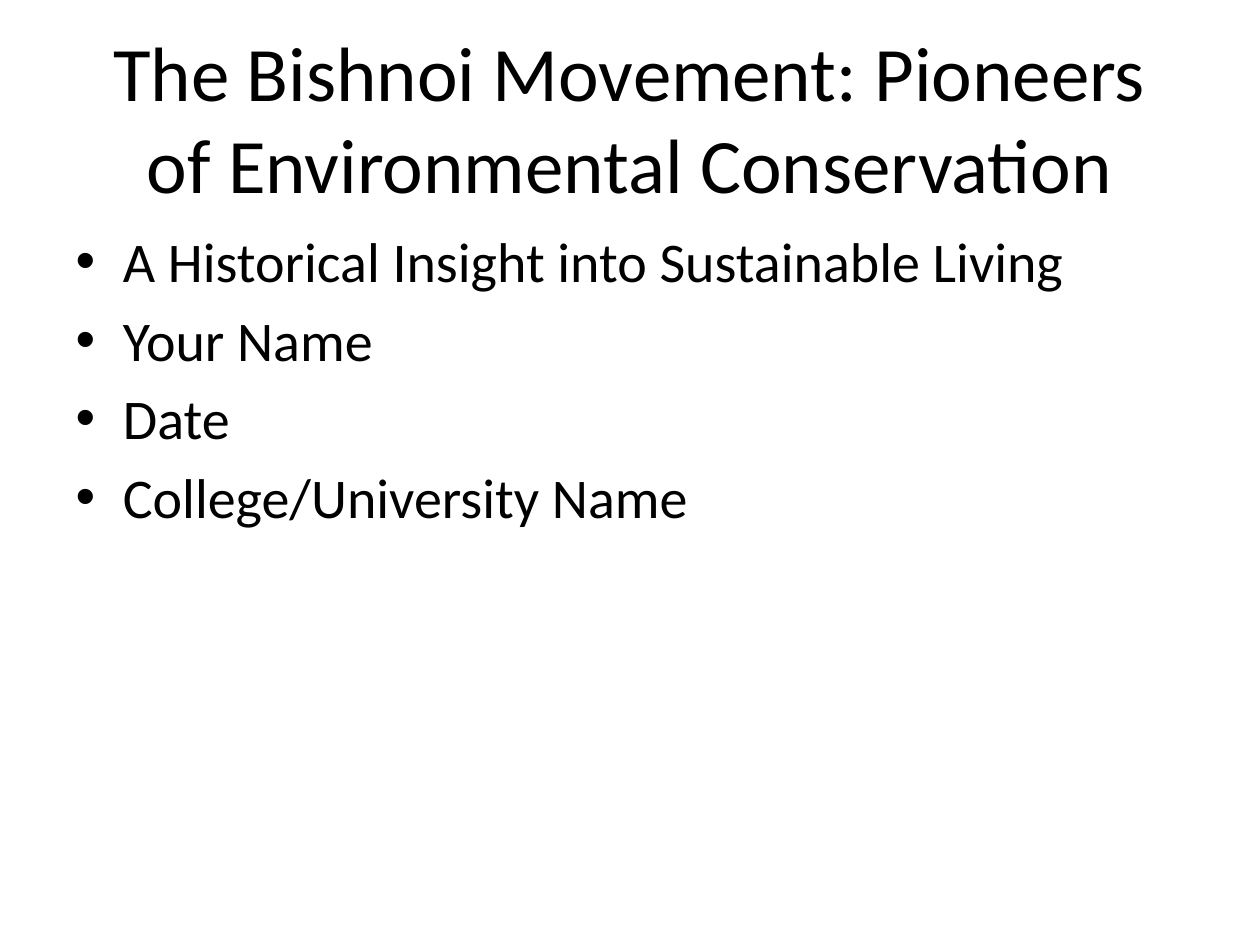
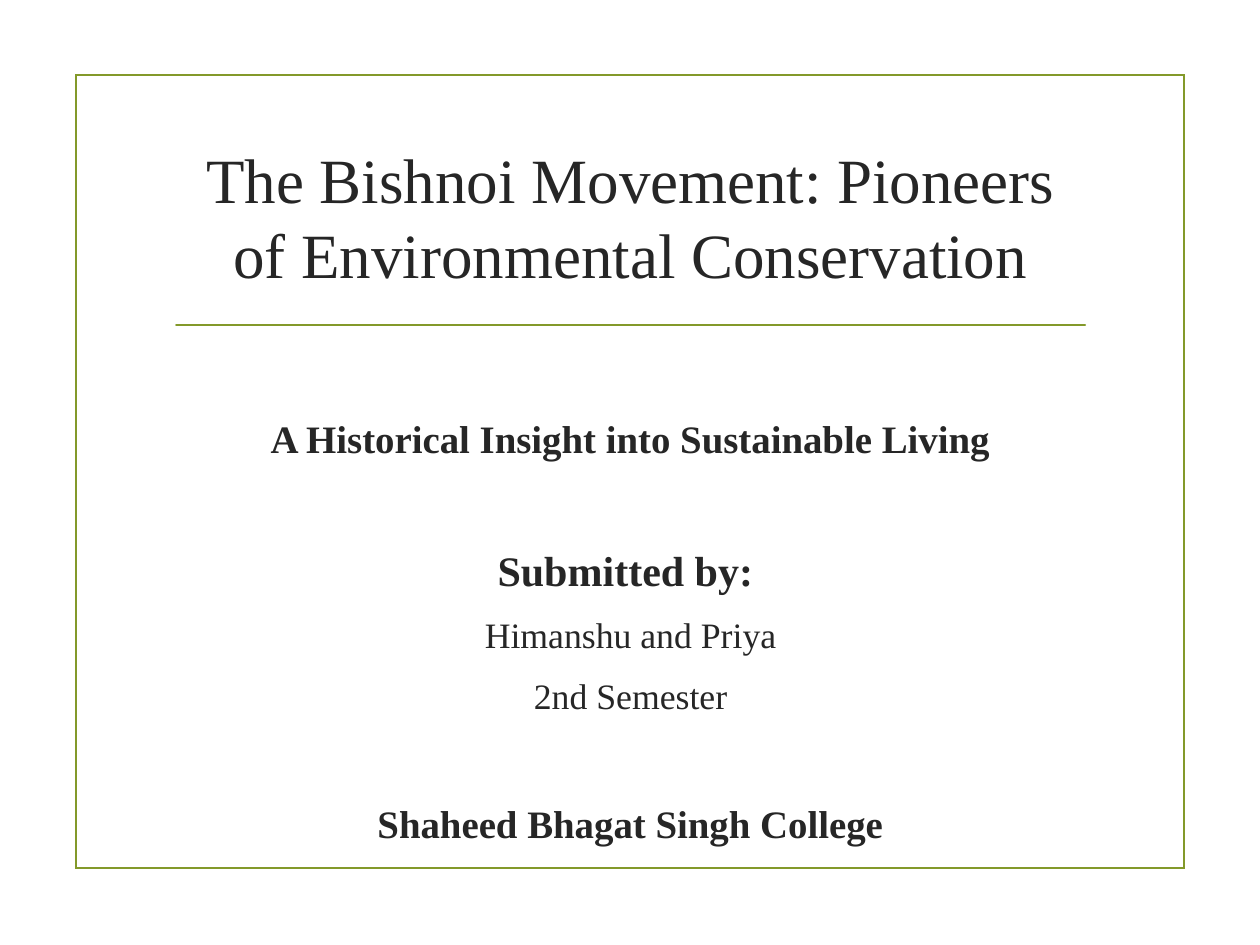
Before and after one commit to imvickykumar999/Visual-Basic-Analysis-PowerPoint, a slide deck: slide 1 of chatgpt4/Bishnoi_Movement_Presentation.pptx. Drawn at 1260x945 pixels with LibreOffice and Linux fonts; fonts in the diff are those of the drawing; background and template pictures are left out. Boxes give left, top, right and bottom in pixels: in the first picture for what was removed or moved away, otherwise in the second. Text is boxed around its words. In the diff, an @@ line names an element or a change of style, - is before the commit and + after.

```diff
--- a/chatgpt4/Bishnoi_Movement_Presentation.pptx
+++ b/chatgpt4/Bishnoi_Movement_Presentation.pptx
@@ rectangle added at (x1=77, y1=74, x2=1184, y2=868), outline #83992A 1.25 pt @@
@@ title "The Bishnoi Movement: Pioneers of ..." moved from (x1=113, y1=47, x2=1146, y2=194) to (x1=206, y1=159, x2=1054, y2=279) @@
@@ title "The Bishnoi Movement: Pioneers of ..." at (x1=206, y1=159, x2=1054, y2=279): size 44 to 36 pt, font Calibri to Times New Roman, text colour #000000 to #262626 @@
@@ line added from (176, 325) to (1085, 325), #83992A 1.25 pt @@
@@ text "A Historical Insight into Sustainable ..." moved from (x1=123, y1=243, x2=1063, y2=528) to (x1=271, y1=426, x2=990, y2=846) @@
@@ text at (x1=271, y1=426, x2=990, y2=461): size 32 to 22.2 pt, font Calibri to Times New Roman, text colour #000000 to #262626, bold on in "A Historical Insight into Sustainable Living"; alignment left to centre; bullet • to none; more space between paragraphs @@
@@ text at (x1=377, y1=557, x2=883, y2=846): text changed; size 32 to 20.4 pt; font Calibri to Times New Roman; text colour #000000 to #262626; bold on @@
-• Your Name
-• Date
-• College/University Name
+Submitted by:
+Himanshu and Priya
+2nd Semester
+Shaheed Bhagat Singh College
```
Also in this commit, not shown: 5 other slides changed, 4 slides added, 4 slides removed.
